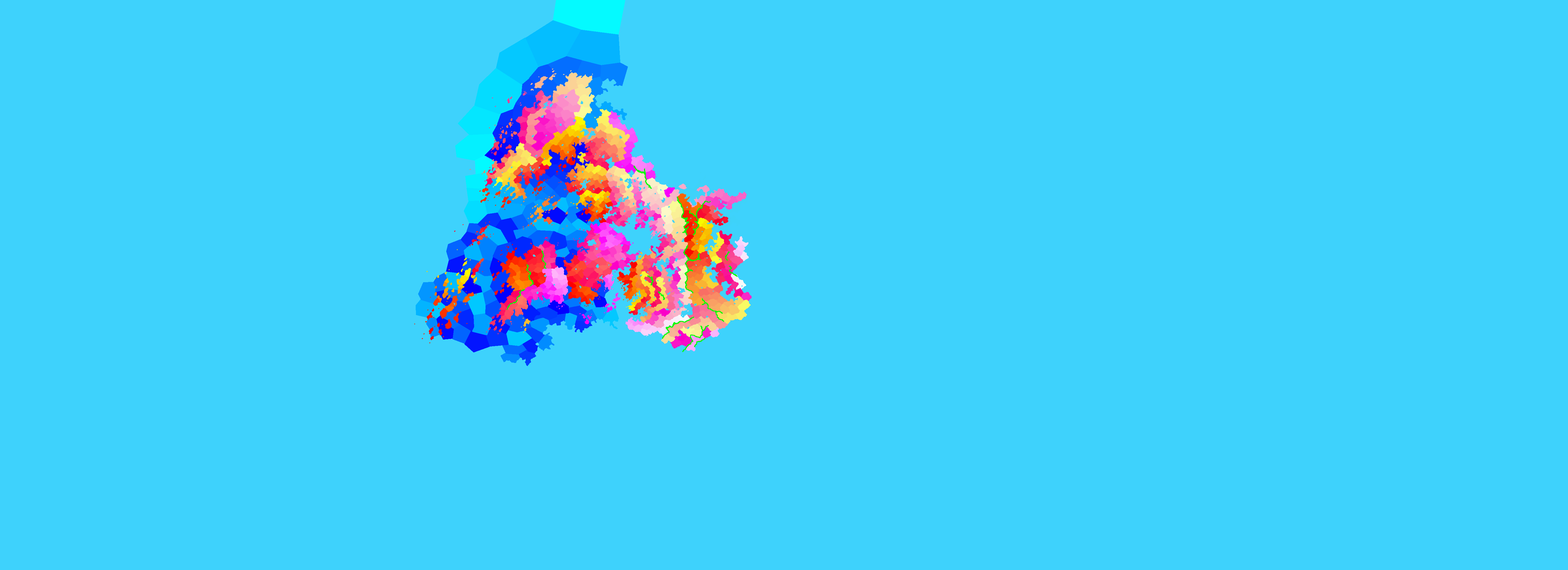
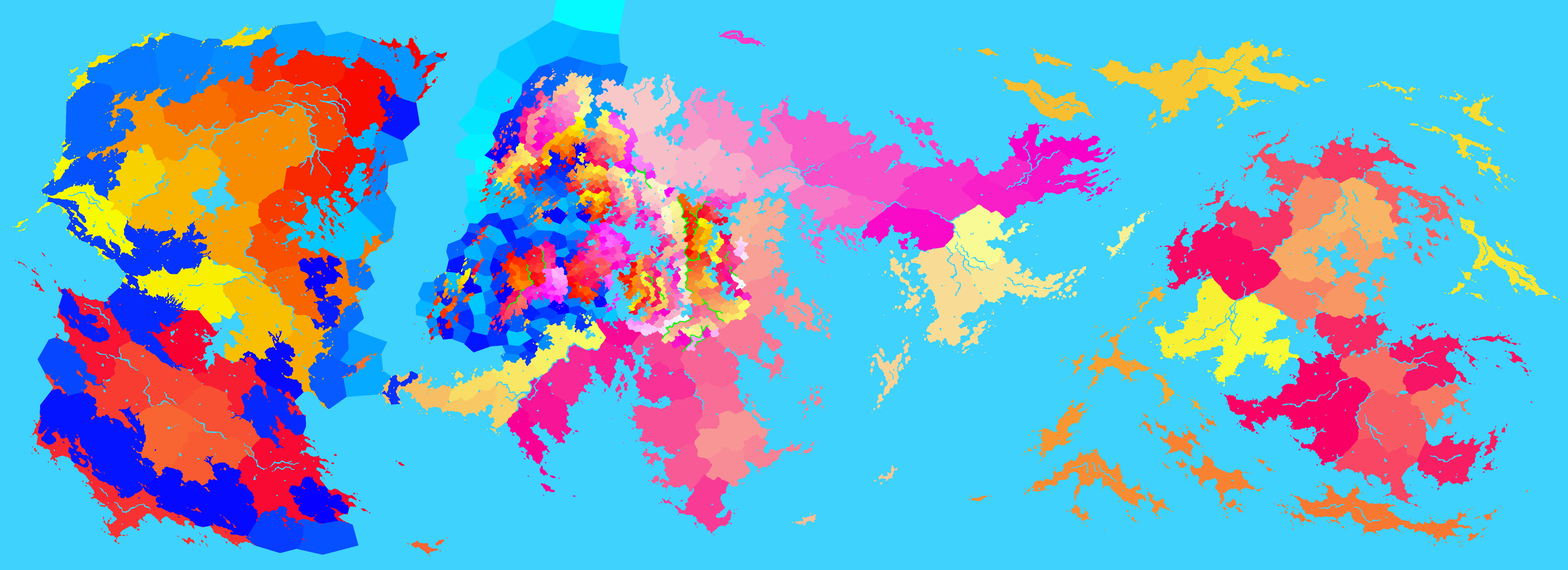
Layer changes from the first 1568px x 570px image to the second:
painted on "provinces.bmp" over [12, 21, 1561, 557]
